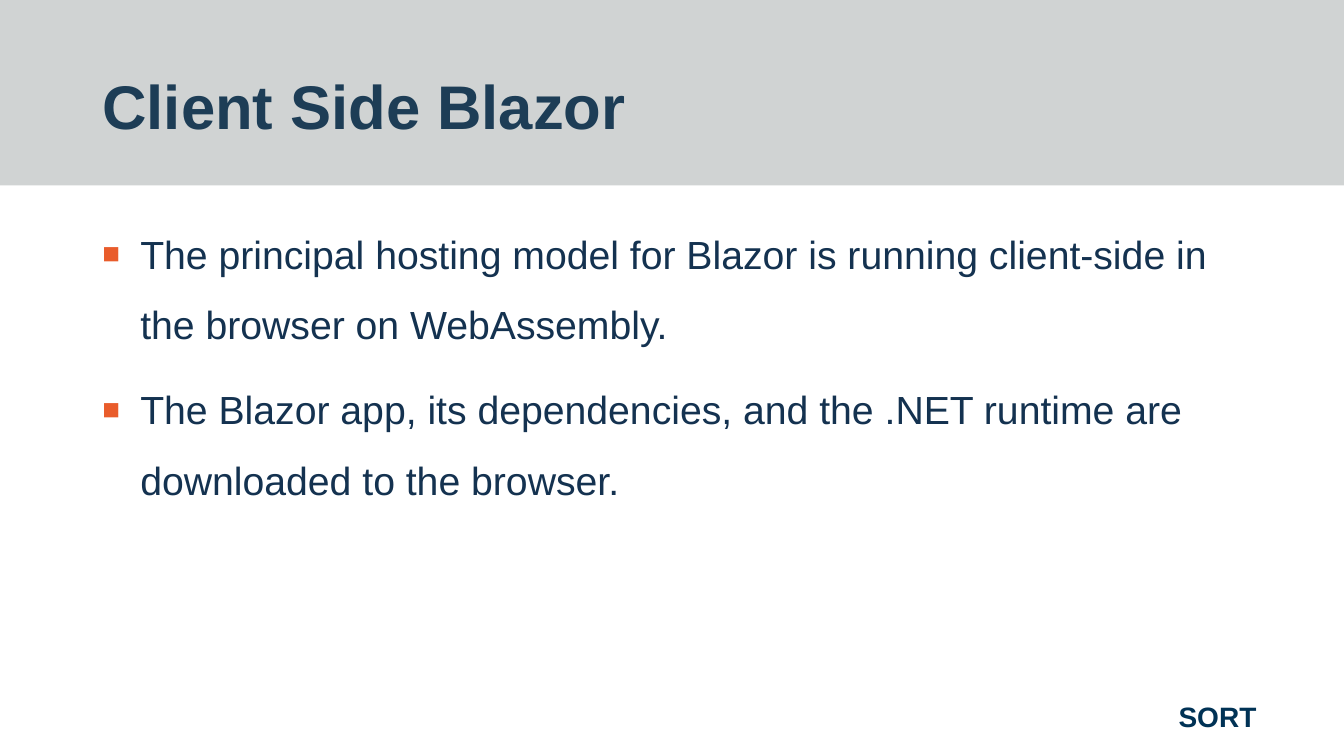
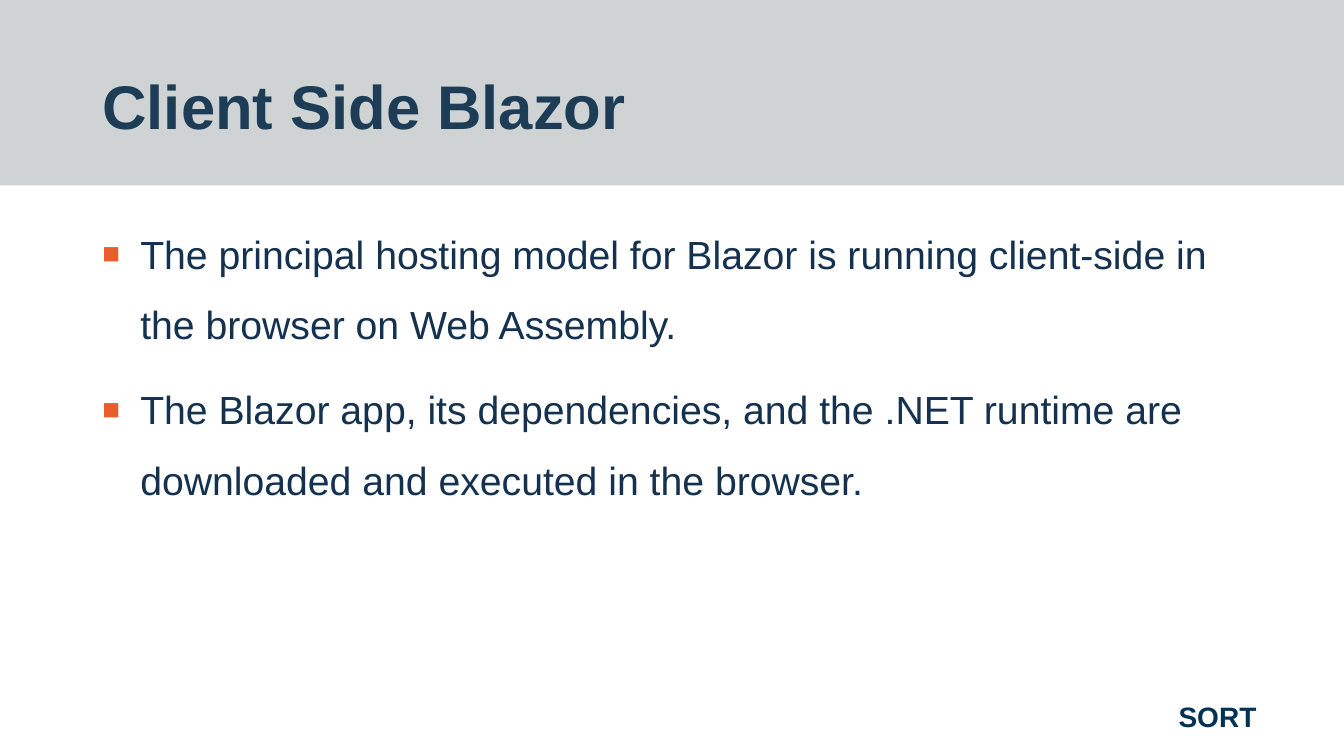
Before and after one commit to worthingtonjg/Sort2019, a slide deck: slide 12 of Blazor/Final - Blazor - Sort 2019 - Jon Worthington.pptx (slide 16 before the commit). Drawn at 1344x756 pixels with LibreOffice and Linux fonts; fonts in the diff are those of the drawing; background and template pictures are left out. Boxes give left, top, right and bottom in pixels: in the first picture for what was removed or moved away, otherwise in the second. Text is boxed around its words. In the diff, an @@ line names an element or a change of style, - is before the commit and + after.

```diff
--- a/Blazor/Final - Blazor - Sort 2019 - Jon Worthington.pptx
+++ b/Blazor/Final - Blazor - Sort 2019 - Jon Worthington.pptx
@@ text at box(140, 240, 1207, 496): text changed @@
-■ The principal hosting model for Blazor is running client-side in the browser on WebAssembly.
-■ The Blazor app, its dependencies, and the .NET runtime are downloaded to the browser.
+■ The principal hosting model for Blazor is running client-side in the browser on Web Assembly.
+■ The Blazor app, its dependencies, and the .NET runtime are downloaded and executed in the browser.
```
Also in this commit, not shown: 7 other slides changed, 2 slides added, 9 slides removed, 1 other file.
